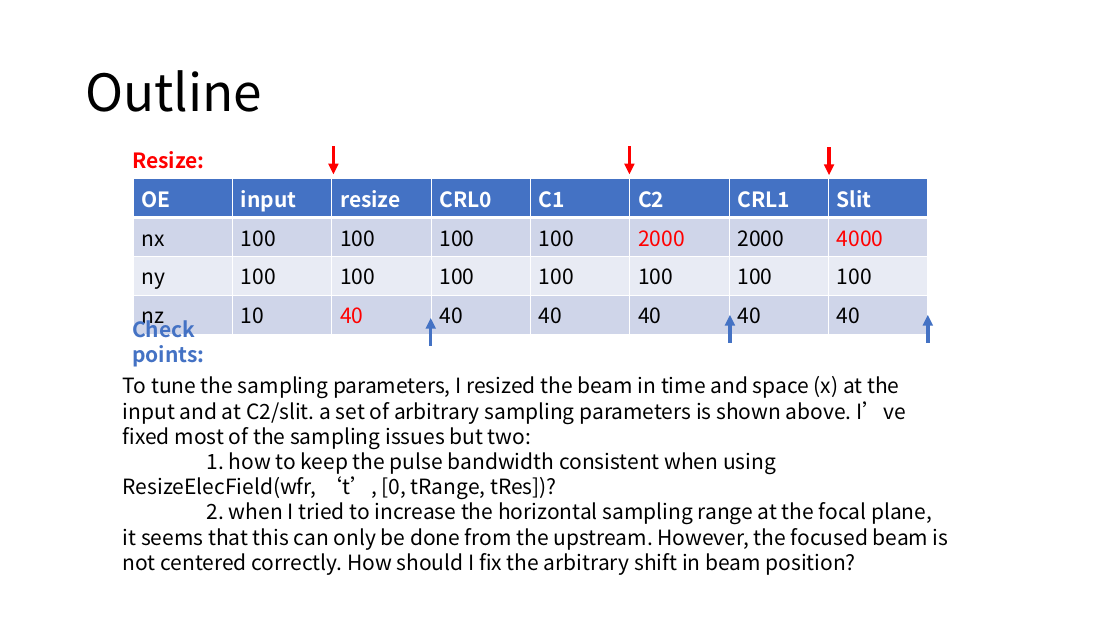
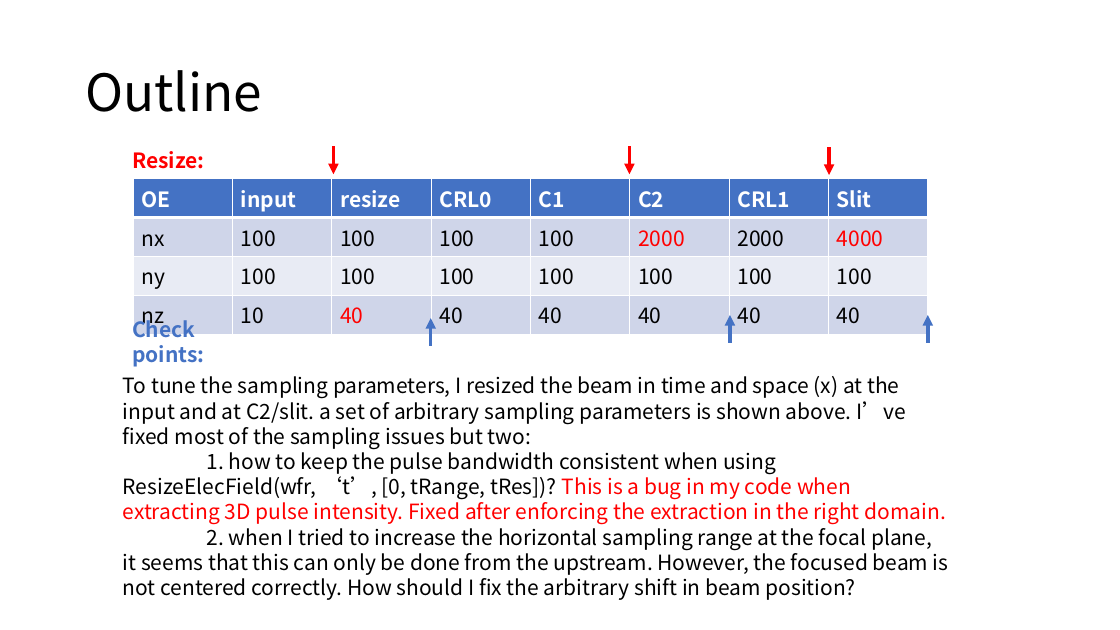
Before and after one commit to nanw0321/DXS_optics, a slide deck: slide 2 of 02-16-21_Sampling_Questions.pptx. Drawn at 1120x630 pixels with LibreOffice and Linux fonts; fonts in the diff are those of the drawing. Boxes give left, top, right and bottom in pixels: in the first picture for what was removed or moved away, otherwise in the second. Text is boxed around its words. In the diff, an @@ line names an element or a change of style, - is before the commit and + after.

```diff
--- a/02-16-21_Sampling_Questions.pptx
+++ b/02-16-21_Sampling_Questions.pptx
@@ text at box(123, 448, 946, 525): text changed; text colour #000000 to #FF0000 @@
-1. how to keep the pulse bandwidth consistent when using ResizeElecField(wfr, ‘t’, [0, tRange, tRes])?
+1. how to keep the pulse bandwidth consistent when using ResizeElecField(wfr, ‘t’, [0, tRange, tRes])? This is a bug in my code when extracting 3D pulse intensity. Fixed after enforcing the extraction in the right domain.
```
Also in this commit, not shown: 11 other files.
